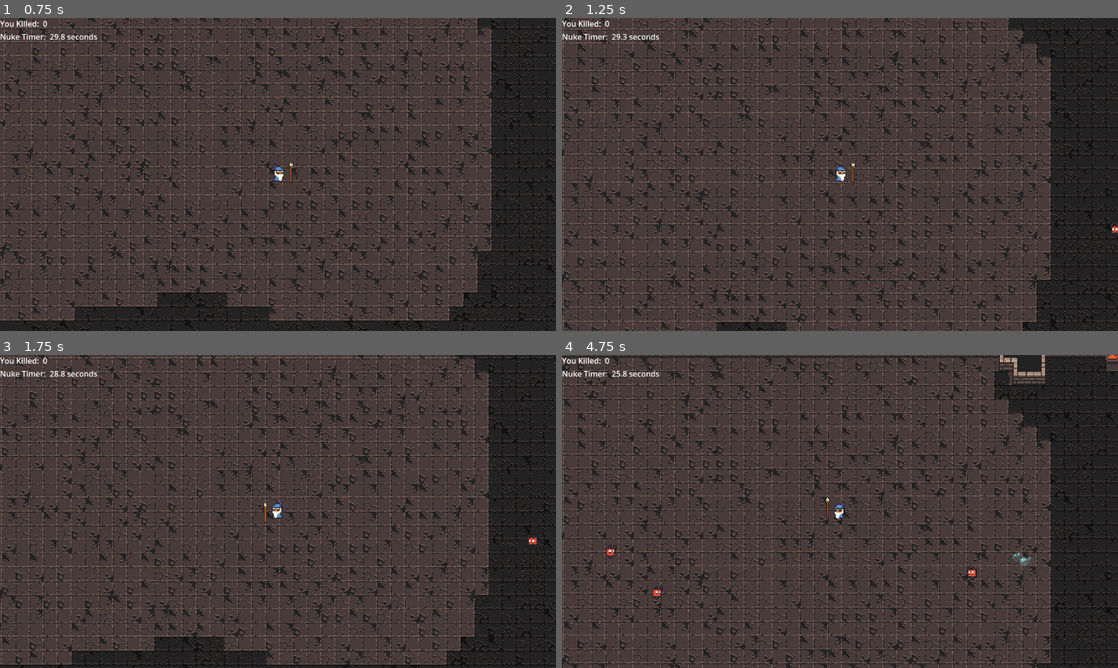
Above: before the commit, frames 1-4 (two rows, left to right).
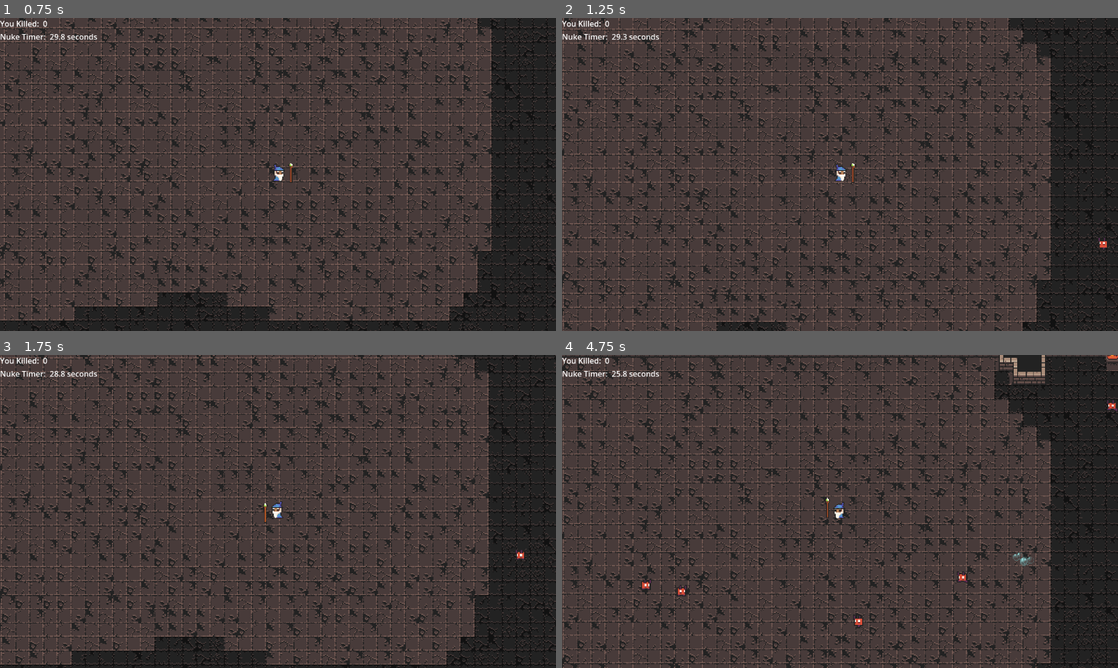
Above: after the commit, the same moments.

Repository: GianiStatie/GGJ-2025
Game: Godot game, scene res://main.tscn
Same seed, same stepped clock (60 frames per second), same inputs: the game is played once before the commit and once after it. The engine's default icon, where the game draws it, is replaced by a stand-in: a white triangle on a blue panel in a dark square.
Inputs (mouse positions are in pixels of both pictures, inside the frame that each line leads up to):
- Up to frame 1 (0.75 s): tap Space at 0.5 s; move the mouse to (400, 158) at 0.52 s; hold W (up) from 0.53 s (still down); tap A (a) at 0.6 s
- Up to frame 2 (1.25 s): keep holding W (up); tap Enter (ui_accept) at 0.77 s; tap D (d) at 0.8 s
- Up to frame 3 (1.75 s): move the mouse to (166, 527) at 1.27 s; release W (up) at 1.28 s; hold S (down) from 1.28 s (still down); tap D (d) at 1.35 s; tap Enter (ui_accept) at 1.52 s; tap A (a) at 1.55 s
- Up to frame 4 (4.75 s): move the mouse to (895, 442) at 2.02 s; release S (down) at 2.03 s; hold W (up) 2.03-3.53 s; tap A (a) at 2.1, 3.05, 4.55 s; tap D (d) at 2.3, 2.85, 3.8 s; move the mouse to (812, 574) at 2.77 s; tap Enter (ui_accept) at 3.02, 3.77, 4.52 s; move the mouse to (1006, 558) at 3.52 s; hold Alt (left) from 3.53 s (still down); click (1006, 558) at 3.6 s; move the mouse to (673, 464) at 4.27 s; tap Shift (shift) at 4.35 s

Frame 1 is identical in both runs. In frame 2, less than 0.1% of the frame differs, in the area x 96-100%, y 65-74%; in frame 3, less than 0.1%; in frame 4, 0.4%, in the area x 7-100%, y 14-88%.

Commit message:
Adjust difficulty and leveling

Diff:
--- a/enemies/spawner.gd
+++ b/enemies/spawner.gd
@@ -70,7 +70,7 @@
 	enemy.damage = enemy.damage * difficultyMultiplier
 
 	var enemySpawnPenalty = floor(elapsedSeconds / enemySpawnTimerSeconds) * 0.3
-	var newSpawnTime = max($EnemyTimer.wait_time - enemySpawnPenalty, 0.6)
+	var newSpawnTime = max($EnemyTimer.wait_time - enemySpawnPenalty, 0.3)
 	$EnemyTimer.wait_time = newSpawnTime
 
 func _get_enemy_spawn_position() -> Vector2:
--- a/enemies/spawner.tscn
+++ b/enemies/spawner.tscn
@@ -9,7 +9,7 @@
 wait_time = 30.0
 
 [node name="EnemyTimer" type="Timer" parent="."]
-wait_time = 1.2
+wait_time = 0.9
 autostart = true
 
 [node name="EnemyMoveTimer" type="Timer" parent="."]
--- a/player/player.gd
+++ b/player/player.gd
@@ -71,7 +71,7 @@
 		health -= body.damage
 		body._on_player_collision()
 
-var level_rewards = [[10, false], [15, false], [20, false], [25, false], [30, false], [35, false], [40, false], [45, false], [50, false], [60, false], [80, false], [90, false], ]
+var level_rewards = [[5, false], [8, false], [15, false], [25, false], [40, false], [55, false], [70, false], [85, false], [100, false], [120, false], [150, false], [200, false], ]
 
 func _process(delta: float) -> void:
 	var kill_tracker=GameState.kill_count
